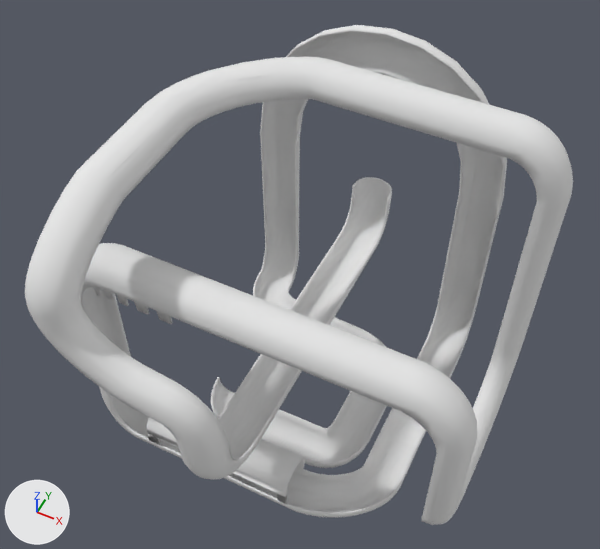
Renders of the OBJ model Assets/path_v3.obj from each side of a commit.
One viewpoint serves both versions: a 50 mm lens placed at (1.21, -2.48, 3.32), pointed at (-0.08, 0.11, 0.08). The lights are fixed; the arrows at lower left show +X, +Y and +Z. Where no turn or scale is listed for an object, it has been applied to the vertices.

The older version as bpy lines, for what is in view:
```python
me_beziercurve_mesh = bpy.data.meshes.new('BezierCurve_Mesh')
me_beziercurve_mesh.from_pydata(...)  # 5788 vertices, 4901 faces; spans x -1.04..1.07, y -1.04..1.1, z -1.08..1.08
me_beziercurve_mesh.materials.append(mat_none)  # white #e7e7e7
ob_beziercurve_mesh = bpy.data.objects.new('BezierCurve_Mesh', me_beziercurve_mesh)
ob_beziercurve_mesh.location = (0.0, 0.0, 0.0)
```
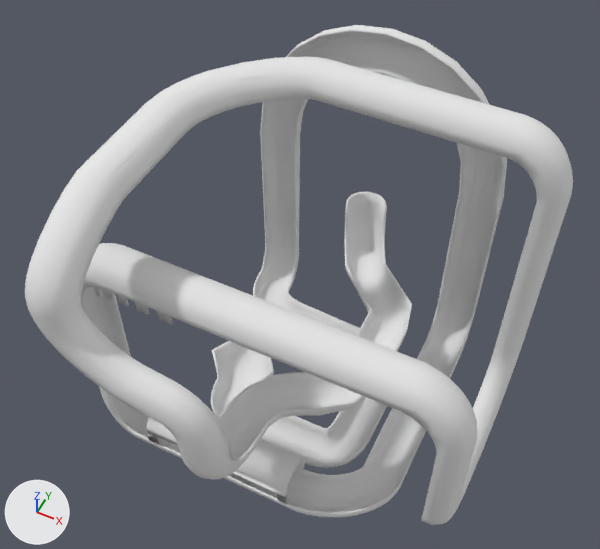
Boxes [x1, y1, x2, y2] around the edits, measured in the pictures (600 x 549 px; the box of a moved part takes in the faces that stretch with it):
part 1 of me_beziercurve_mesh, moved or reshaped: before [218, 177, 392, 460]; after [218, 191, 412, 460]
part 2 of me_beziercurve_mesh, added: after [212, 341, 274, 394]

The change, as a list of edits to the scene's bpy script:
```text
Change me_beziercurve_mesh:
    used by ob_beziercurve_mesh; location = (0.0, 0.0, 0.0)
    remove me_beziercurve_mesh.from_pydata(...)  # 5788 vertices, 4901 faces; spans x -1.04..1.07, y -1.04..1.1, z -1.08..1.08
    add me_beziercurve_mesh.from_pydata(...)  # 6173 vertices, 5243 faces; spans x -1.04..1.07, y -1.04..1.04, z -1.11..1.08
    me_beziercurve_mesh part 1: 329 vertices removed from x -0.17..0.07, y 0.79..1.1, z -0.42..-0.03; 630 vertices added at x -0.17..0.48, y -0.61..0.97, z -0.42..-0.03
    me_beziercurve_mesh part 2: 84 vertices added at x -0.68..-0.26, y 0.06..0.34, z -1.11..-0.86
```
